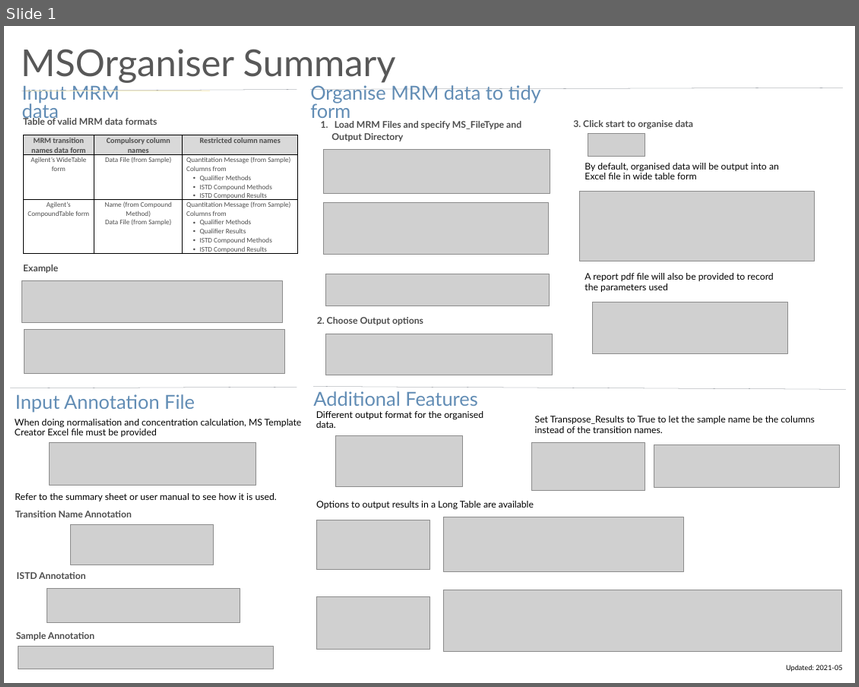
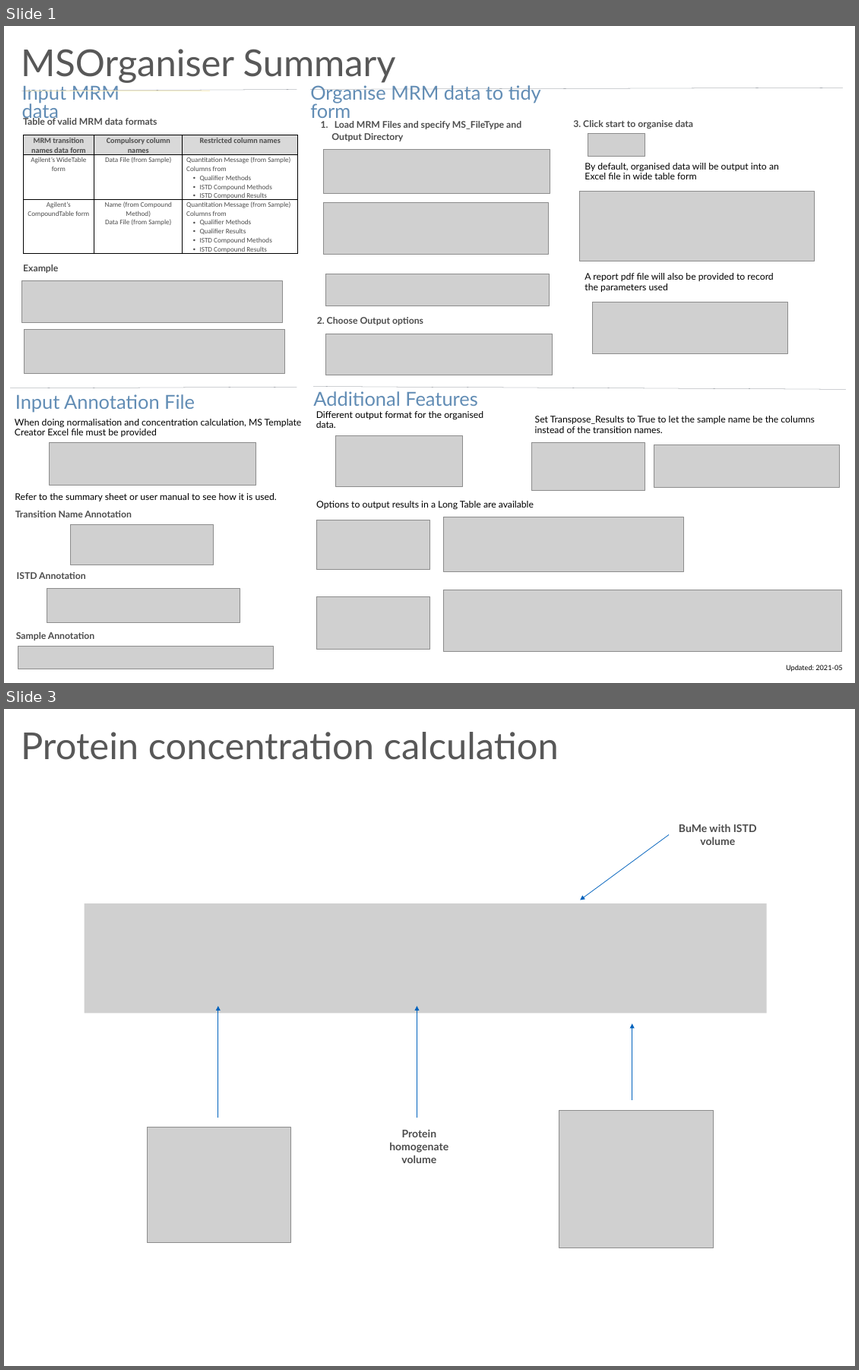
Before and after one commit to SLINGhub/MSOrganiser, a slide deck: docs/MSOrganiser_Summary.pptx. Shown one above the other, each under a label of ours: slide 1 before the commit, slides 1 and 3 after it; the slides between them are not shown. The pictures are 859x687 and 859x1370 pixels, drawn with LibreOffice and Linux fonts; fonts in the diff are those of the drawing; grey boxes stand for pictures. Boxes give left, top, right and bottom in pixels: in the first picture for what was removed or moved away, otherwise in the second. Text is boxed around its words. In the diff, an @@ line names an element or a change of style, - is before the commit and + after.

Commit message:
Update slides on how to do protein and cell number concentration calculation.

```diff
--- a/docs/MSOrganiser_Summary.pptx
+++ b/docs/MSOrganiser_Summary.pptx
@@ slide 3 added at [4,709,855,1366], background #FFFFFF @@
@@ title added at [21,732,559,760], 48 pt, text #585858 @@
+Protein concentration calculation
@@ arrow added from (669, 835) to (580, 900), #0063BF 0.75 pt @@
@@ text added at [679,824,757,845], 13.8 pt, text #4C4C4C, bold @@
+BuMe with ISTD volume
@@ picture added at [85,904,766,1014] @@
@@ arrow added from (218, 1118) to (218, 1006), #0063BF 0.75 pt @@
@@ arrow added from (417, 1118) to (417, 1006), #0063BF 0.75 pt @@
@@ arrow added from (633, 1100) to (633, 1024), #0063BF 0.75 pt @@
@@ picture added at [560,1110,714,1249] @@
@@ picture added at [147,1128,291,1244] @@
@@ text added at [389,1129,449,1163], 13.8 pt, text #4C4C4C, bold @@
+Protein homogenate volume
```
Also in this commit, not shown: 1 slide changed, 6 other slides added.
